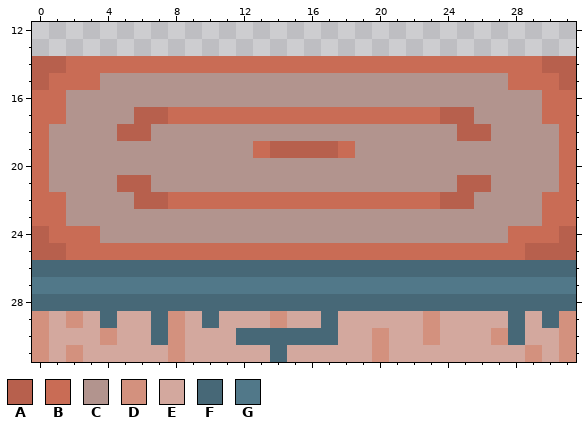
File history of a pixel-art sprite, sprites/spr_halfwall/layers/3bcbe9a4-a750-403b-9ca0-e8c6792d2491/55805e3b-0802-46bd-a22e-3b50b9a4aee1.png. The picture above was drawn from the file before the commit.
The file is 32x32 pixels. Shown: x 0..31, y 12..31.
Palette (. is transparent): A #b7604d  B #c96c55  C #b2948e  D #d3917e  E #d3a89e  F #476877  G #517889
Pixels before, first column x 0:
14 AABBBBBBBBBBBBBBBBBBBBBBBBBBBBAA
15 ABBBCCCCCCCCCCCCCCCCCCCCCCCCBBBA
16 BBCCCCCCCCCCCCCCCCCCCCCCCCCCCCBB
17 BBCCCCAABBBBBBBBBBBBBBBBAACCCCBB
18 BCCCCAACCCCCCCCCCCCCCCCCCAACCCCB
19 BCCCCCCCCCCCCBAAAABCCCCCCCCCCCCB
20 BCCCCCCCCCCCCCCCCCCCCCCCCCCCCCCB
21 BCCCCAACCCCCCCCCCCCCCCCCCAACCCCB
22 BBCCCCAABBBBBBBBBBBBBBBBAACCCCBB
23 BBCCCCCCCCCCCCCCCCCCCCCCCCCCCCBB
24 ABBBCCCCCCCCCCCCCCCCCCCCCCCCBBBA
25 AABBBBBBBBBBBBBBBBBBBBBBBBBBBAAA
26 FFFFFFFFFFFFFFFFFFFFFFFFFFFFFFFF
27 GGGGGGGGGGGGGGGGGGGGGGGGGGGGGGGG
28 FFFFFFFFFFFFFFFFFFFFFFFFFFFFFFFF
29 DEDEFEEFDEFEEEDEEFEEEEEDEEEEFEFD
30 DEEEDEEFDEEEFFFFFFEEDEEDEEEDFEED
31 DEDEEEEEDEEEEEFEEEEEDEEEEEEEEDED
Now the later version:
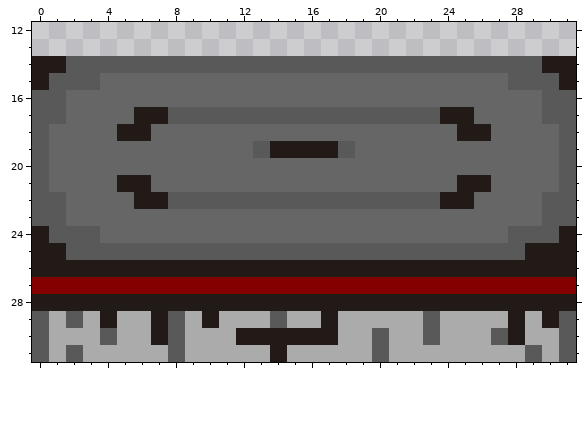
What changed:
{"colour":"B","old":"#c96c55","new":"#595959"}
{"colour":"C","old":"#b2948e","new":"#666666"}
{"colour":"E","old":"#d3a89e","new":"#ababab"}
{"colour":"F","old":"#476877","new":"#211a16"}
{"colour":"G","old":"#517889","new":"#840000"}
{"y":14,"x":0,"old":"AA","new":"FF"}
{"y":14,"x":30,"old":"AA","new":"FF"}
{"y":15,"x":0,"old":"A","new":"F"}
{"y":15,"x":31,"old":"A","new":"F"}
{"y":17,"x":6,"old":"AA","new":"FF"}
{"y":17,"x":24,"old":"AA","new":"FF"}
{"y":18,"x":5,"old":"AA","new":"FF"}
{"y":18,"x":25,"old":"AA","new":"FF"}
{"y":19,"x":14,"old":"AAAA","new":"FFFF"}
{"y":21,"x":5,"old":"AA","new":"FF"}
{"y":21,"x":25,"old":"AA","new":"FF"}
{"y":22,"x":6,"old":"AA","new":"FF"}
{"y":22,"x":24,"old":"AA","new":"FF"}
{"y":24,"x":0,"old":"A","new":"F"}
{"y":24,"x":31,"old":"A","new":"F"}
{"y":25,"x":0,"old":"AA","new":"FF"}
{"y":25,"x":29,"old":"AAA","new":"FFF"}
{"y":29,"x":0,"old":"D","new":"B"}
{"y":29,"x":2,"old":"D","new":"B"}
{"y":29,"x":8,"old":"D","new":"B"}
{"y":29,"x":14,"old":"D","new":"B"}
{"y":29,"x":23,"old":"D","new":"B"}
{"y":29,"x":31,"old":"D","new":"B"}
{"y":30,"x":0,"old":"D","new":"B"}
{"y":30,"x":4,"old":"D","new":"B"}
{"y":30,"x":8,"old":"D","new":"B"}
{"y":30,"x":20,"old":"D","new":"B"}
{"y":30,"x":23,"old":"D","new":"B"}
{"y":30,"x":27,"old":"D","new":"B"}
{"y":30,"x":31,"old":"D","new":"B"}
{"y":31,"x":0,"old":"D","new":"B"}
{"y":31,"x":2,"old":"D","new":"B"}
{"y":31,"x":8,"old":"D","new":"B"}
{"y":31,"x":20,"old":"D","new":"B"}
{"y":31,"x":29,"old":"D","new":"B"}
{"y":31,"x":31,"old":"D","new":"B"}
{"label":"changed","picture_box":[32,56,576,362]}
